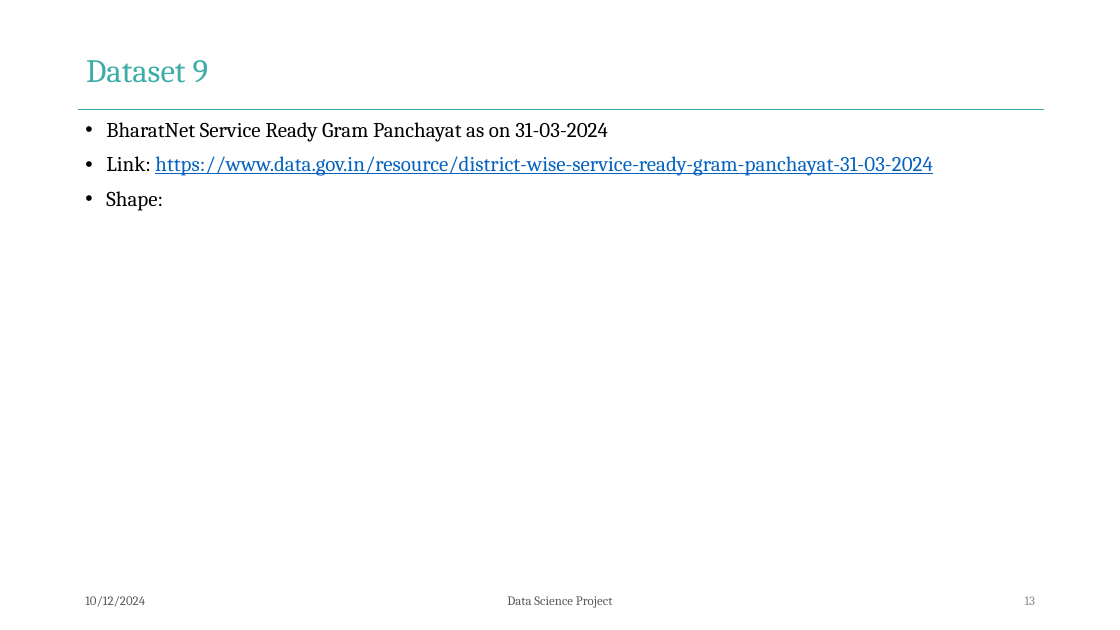
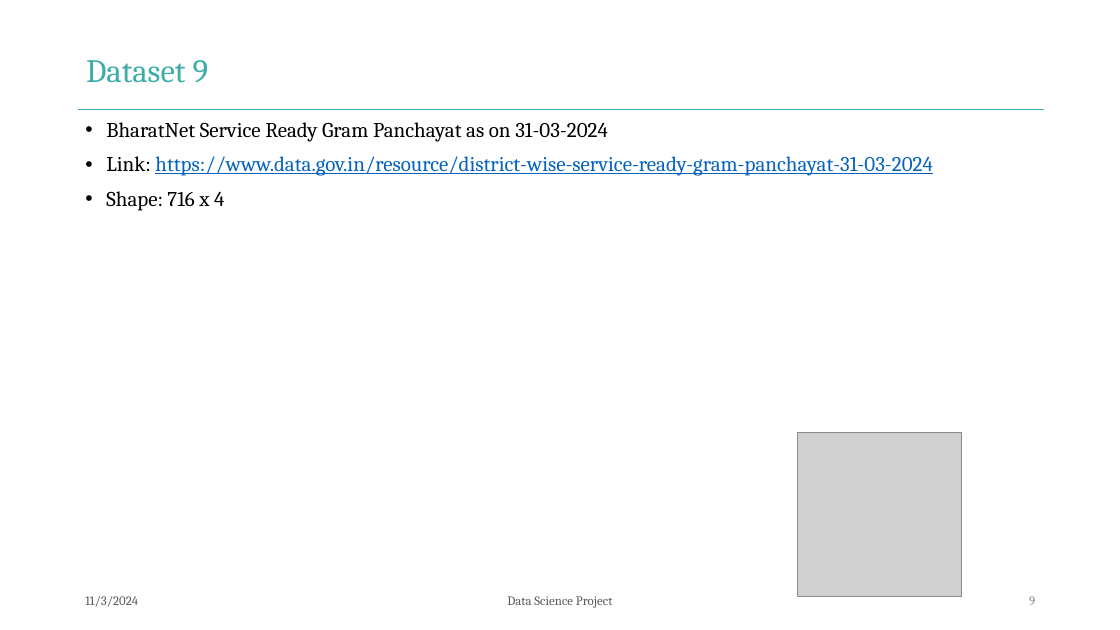
Before and after one commit to SachinLearns/Data_Science_Project, a slide deck: slide 9 of Data_Science_Project.pptx (slide 13 before the commit). Drawn at 1120x630 pixels with LibreOffice and Linux fonts; fonts in the diff are those of the drawing; grey boxes stand for pictures; background and template pictures are left out. Boxes give left, top, right and bottom in pixels: in the first picture for what was removed or moved away, otherwise in the second. Text is boxed around its words. In the diff, an @@ line names an element or a change of style, - is before the commit and + after.

```diff
--- a/Data_Science_Project.pptx
+++ b/Data_Science_Project.pptx
@@ text at (106,191,224,211): text changed @@
-• Shape:
+• Shape: 716 x 4
@@ picture added at (798,433,962,597) @@
@@ text at (85,596,138,607): text changed @@
-10/12/2024
+11/3/2024
@@ page number at (1029,596,1035,605): text changed @@
-13
+9
```
Also in this commit, not shown: 10 other slides changed, 2 slides removed, 41 other files.
